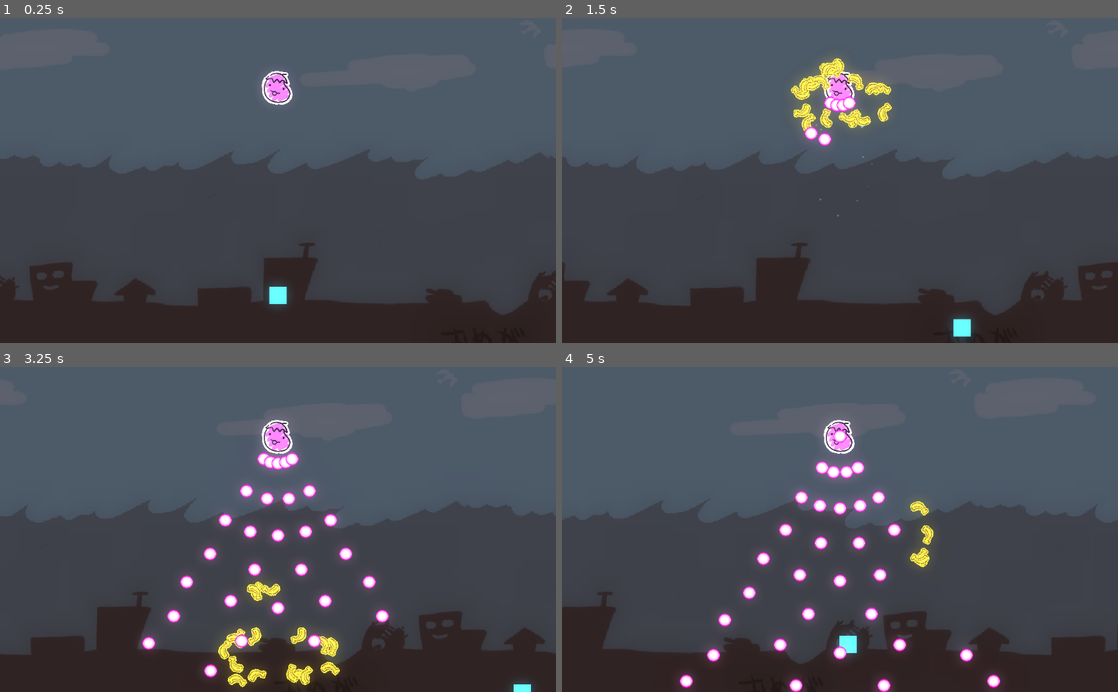
Above: before the commit, frames 1-4 (two rows, left to right).
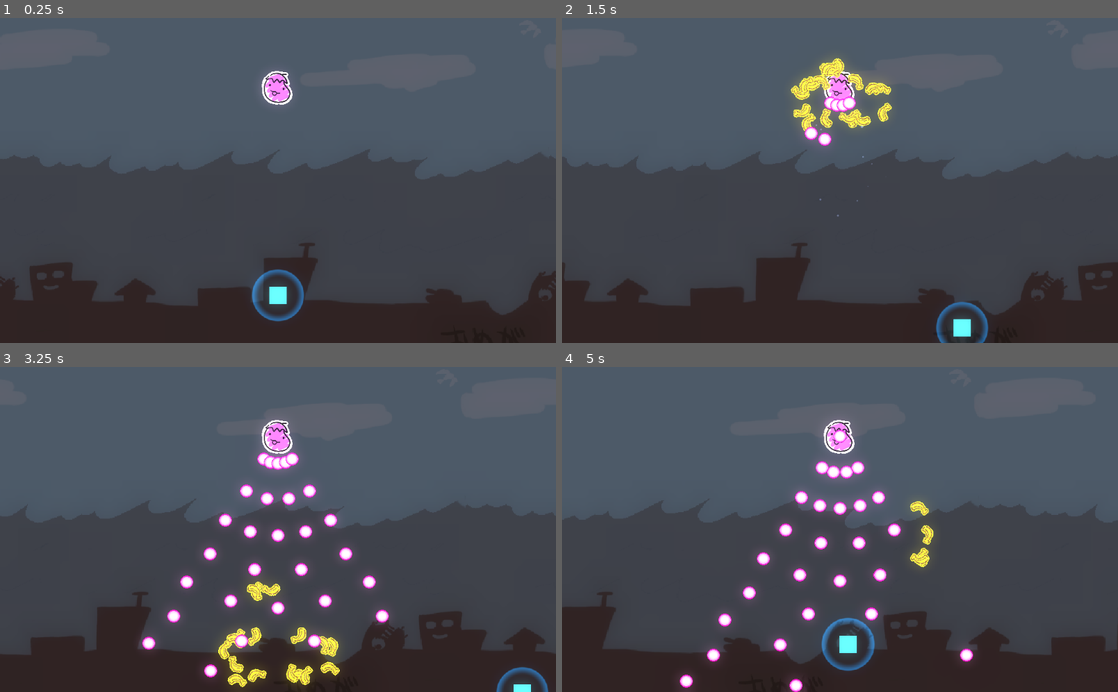
Above: after the commit, the same moments.

Repository: syun77/gd_bullettest3
Game: Godot game, scene res://Main.tscn
Two runs of this game, one before a commit and one after it. Both use one fixed random seed, a clock stepped at 60 frames per second and the inputs below.
Inputs:
- Up to frame 1 (0.25 s): no input
- Up to frame 2 (1.5 s): tap Enter (ui_accept) at 0.5, 0.77 s; hold Right (ui_right) 0.53-1.28 s; hold Down (ui_down) from 1.28 s (still down)
- Up to frame 3 (3.25 s): tap Enter (ui_accept) at 1.52, 3.02 s; release Down (ui_down) at 2.03 s; hold Right (ui_right) 2.03-2.78 s; hold Up (ui_up) from 2.78 s (still down)
- Up to frame 4 (5 s): release Up (ui_up) at 3.53 s; hold Left (ui_left) from 3.53 s (still down); tap Enter (ui_accept) at 3.77, 4.52 s

The runs differ from the first frame. In frame 1, 0.5% of the frame differs, in the area x 45-55%, y 77-94%; in frame 2, 0.4%; in frame 3, 0.3%; in frame 4, 0.9%, in the area x 46-79%, y 77-100%.

Commit message:
敵弾吸収を実装

Diff:
--- a/BulletTest/src/Player.gd
+++ b/BulletTest/src/Player.gd
@@ -4,14 +4,26 @@
 
 const SHOT_OBJ = preload("res://src/shot/Shot.tscn")
 const SHOT2_OBJ = preload("res://src/shot/Shot2.tscn")
+const ABSORB_OBJ = preload("res://src/particle/Absorb.tscn")
+
+const TIMER_BARRIER_HIT = 1.0
 
 @onready var _spr = $Sprite
+@onready var _barrier_spr = $Barrier/Sprite
 
 var _shot_timer = 0.0
 var _shot_cnt = 0
+var _absorb_timer = 0.0
+var _absorb_scale_base = Vector2.ONE
+
+func _ready() -> void:
+	_absorb_scale_base = _barrier_spr.scale
 
 func _physics_process(delta: float) -> void:
+
 	_shot(delta)
+
+	_update_absorb(delta)
 
 	var v = Vector2()
 	if Input.is_action_pressed("ui_left"):
@@ -45,3 +57,37 @@
 		var deg = 90 + randf_range(0, 10) * i * -1
 		Common.get_layer("shot").add_child(shot)
 		shot.setup(pos, deg, 1500)
+
+func _update_absorb(delta:float) -> void:
+	if _absorb_timer <= 0.0:
+		return
+	_absorb_timer -= delta
+	var rate = _absorb_timer / TIMER_BARRIER_HIT
+	rate = elastic_in(rate)
+	if rate > 0.9:
+		rate = 0.9
+	_barrier_spr.scale = _absorb_scale_base * (1.0 - rate * 0.1)
+
+# 弾力関数
+const ELASTIC_AMPLITUDE = 1.0
+const ELASTIC_PERIOD = 0.4
+func elastic_in(t:float) -> float:
+	t -= 1
+	return -(ELASTIC_AMPLITUDE * pow(2, 10 * t) * sin( (t - (ELASTIC_PERIOD / (2 * PI) * asin(1 / ELASTIC_AMPLITUDE))) * (2 * PI) / ELASTIC_PERIOD))
+func elastic_out(t:float) -> float:
+	return (ELASTIC_AMPLITUDE * pow(2, -10 * t) * sin((t - (ELASTIC_PERIOD / (2 * PI) * asin(1 / ELASTIC_AMPLITUDE))) * (2 * PI) / ELASTIC_PERIOD) + 1)
+func elastic_in_out(t:float) -> float:
+	if (t < 0.5):
+		t -= 0.5
+		return -0.5 * (pow(2, 10 * t) * sin((t - (ELASTIC_PERIOD / 4)) * (2 * PI) / ELASTIC_PERIOD))
+	else:
+		t -= 0.5
+		return pow(2, -10 * t) * sin((t - (ELASTIC_PERIOD / 4)) * (2 * PI) / ELASTIC_PERIOD) * 0.5 + 1
+
+func _on_barrier_area_entered(area: Area2D) -> void:
+	if area is Bullet:
+		_absorb_timer = TIMER_BARRIER_HIT
+		var absorb = ABSORB_OBJ.instantiate()
+		absorb.position = area.position
+		Common.get_layer("particle").add_child(absorb)
+		area.vanish()
--- a/BulletTest/src/Player.tscn
+++ b/BulletTest/src/Player.tscn
@@ -1,9 +1,16 @@
-[gd_scene load_steps=3 format=3 uid="uid://c4yc62525550"]
+[gd_scene load_steps=6 format=3 uid="uid://c4yc62525550"]
 
 [ext_resource type="Script" path="res://src/Player.gd" id="1_cj14x"]
+[ext_resource type="Texture2D" uid="uid://cqb5bm6r51a1s" path="res://assets/images/barrier2.png" id="2_itc5y"]
 
 [sub_resource type="CircleShape2D" id="CircleShape2D_iph73"]
 radius = 12.0416
+
+[sub_resource type="CanvasItemMaterial" id="CanvasItemMaterial_etttn"]
+blend_mode = 1
+
+[sub_resource type="CircleShape2D" id="CircleShape2D_xc6rq"]
+radius = 50.01
 
 [node name="Player" type="Area2D"]
 script = ExtResource("1_cj14x")
@@ -18,3 +25,16 @@
 
 [node name="CollisionShape2D" type="CollisionShape2D" parent="."]
 shape = SubResource("CircleShape2D_iph73")
+
+[node name="Barrier" type="Area2D" parent="."]
+
+[node name="Sprite" type="Sprite2D" parent="Barrier"]
+modulate = Color(0, 0.552941, 1, 0.529412)
+material = SubResource("CanvasItemMaterial_etttn")
+scale = Vector2(0.8, 0.8)
+texture = ExtResource("2_itc5y")
+
+[node name="CollisionShape2D" type="CollisionShape2D" parent="Barrier"]
+shape = SubResource("CircleShape2D_xc6rq")
+
+[connection signal="area_entered" from="Barrier" to="." method="_on_barrier_area_entered"]
--- /dev/null
+++ b/BulletTest/src/particle/Absorb.gd
@@ -0,0 +1,20 @@
+extends Area2D
+
+@onready var _spr = $Sprite2D
+
+var _timer = 0.0
+
+func _ready() -> void:
+	#_spr.scale = Vector2(0.5, 0.5)
+	pass
+
+func _physics_process(delta: float) -> void:
+	_timer += delta
+	var t = delta * 4
+	_spr.scale -= Vector2(t, t)
+	var target = Common.get_target()
+	var d = target - position
+	position += d * _timer * 2
+
+	if position.distance_to(target) < 4:
+		queue_free()
--- /dev/null
+++ b/BulletTest/src/particle/Absorb.tscn
@@ -0,0 +1,21 @@
+[gd_scene load_steps=5 format=3 uid="uid://byn4trmkvd88h"]
+
+[ext_resource type="Texture2D" uid="uid://utsug1qjhk6b" path="res://assets/images/absorb.png" id="1_rsimq"]
+[ext_resource type="Script" path="res://src/particle/Absorb.gd" id="1_u6ujq"]
+
+[sub_resource type="CanvasItemMaterial" id="CanvasItemMaterial_nmf73"]
+blend_mode = 1
+
+[sub_resource type="CircleShape2D" id="CircleShape2D_6xnjc"]
+radius = 8.0
+
+[node name="Absorb" type="Area2D"]
+script = ExtResource("1_u6ujq")
+
+[node name="Sprite2D" type="Sprite2D" parent="."]
+modulate = Color(1, 1, 1, 0.627451)
+material = SubResource("CanvasItemMaterial_nmf73")
+texture = ExtResource("1_rsimq")
+
+[node name="CollisionShape2D" type="CollisionShape2D" parent="."]
+shape = SubResource("CircleShape2D_6xnjc")
Binary file added: BulletTest/assets/images/absorb.png
Not shown, added: BulletTest/assets/images/absorb.png.import
Binary file added: BulletTest/assets/images/barrier2.png
Not shown, added: BulletTest/assets/images/barrier2.png.import
